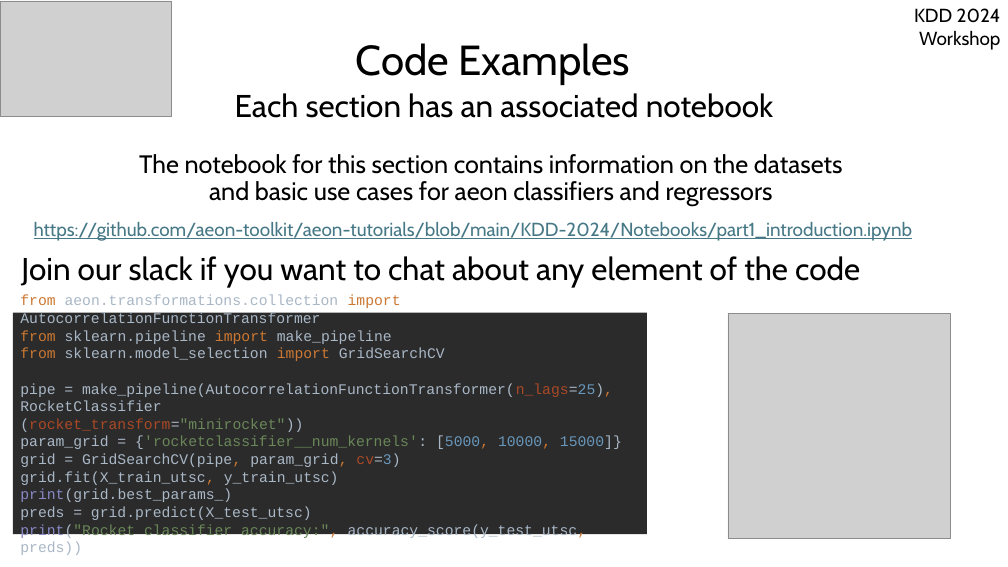
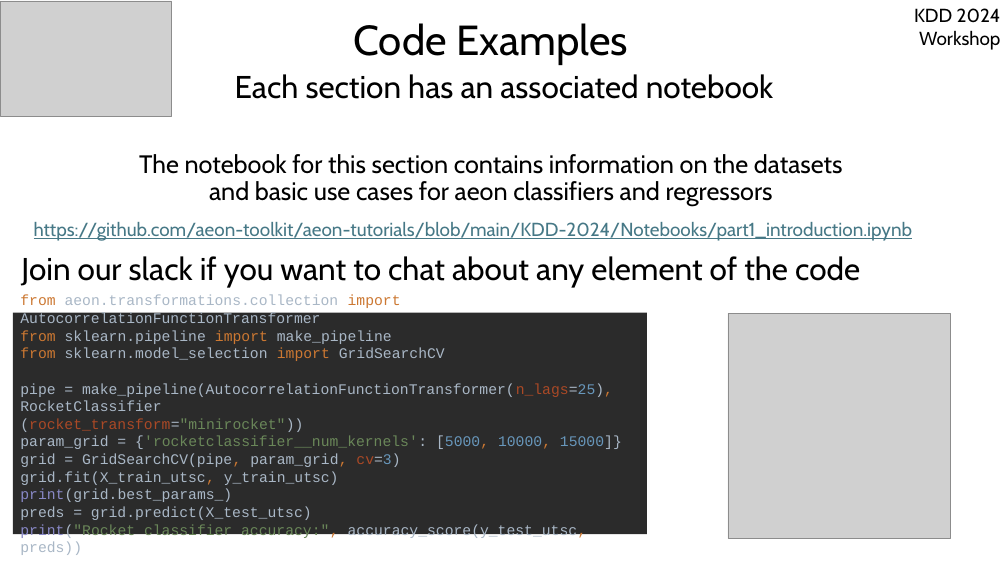
Before and after one commit to aeon-toolkit/aeon-tutorials, a slide deck: slide 10 of KDD-2024/Slides/part1_Introduction.pptx (slide 9 before the commit). Drawn at 1008x567 pixels with LibreOffice and Linux fonts; fonts in the diff are those of the drawing; grey boxes stand for pictures. Boxes give left, top, right and bottom in pixels: in the first picture for what was removed or moved away, otherwise in the second. Text is boxed around its words. In the diff, an @@ line names an element or a change of style, - is before the commit and + after.

```diff
--- a/KDD-2024/Slides/part1_Introduction.pptx
+++ b/KDD-2024/Slides/part1_Introduction.pptx
@@ title "Code Examples": place and size @@
-title "Code Examples" at (356,43,630,85)
+title "Code Examples" at (354,23,628,65)
@@ text "Each section has an associated ...": place and size @@
-text "Each section has an associated ..." at (235,93,774,118)
+text "Each section has an associated ..." at (235,74,774,99)
```
Also in this commit, not shown: 3 other slides changed, 1 slide added, 1 other file.
